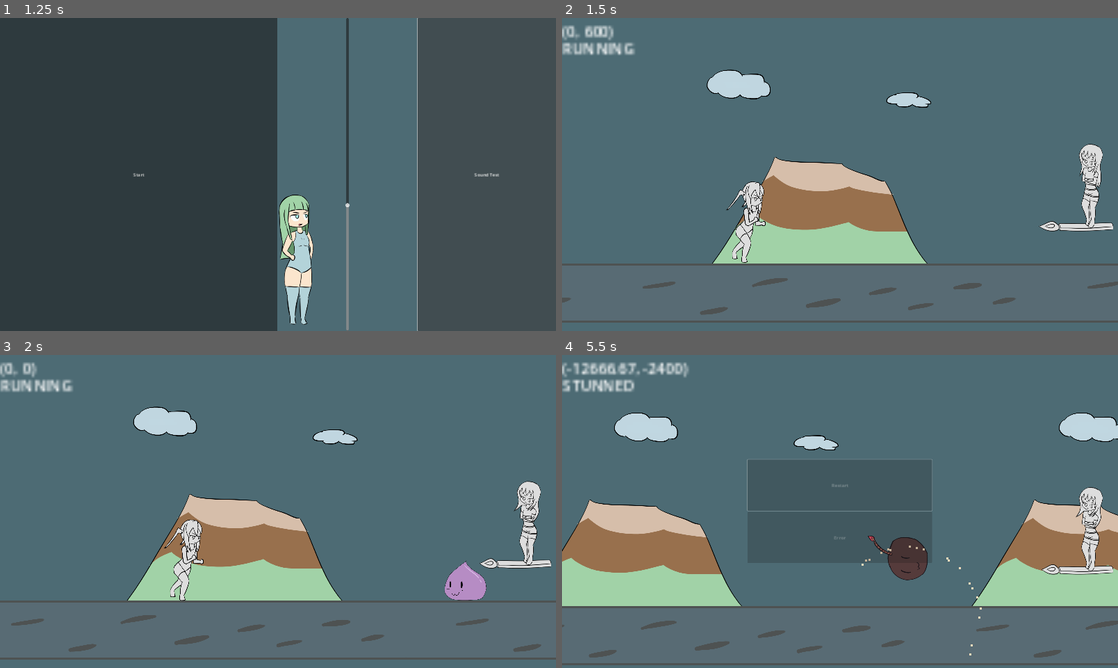
Above: before the commit, frames 1-4 (two rows, left to right).
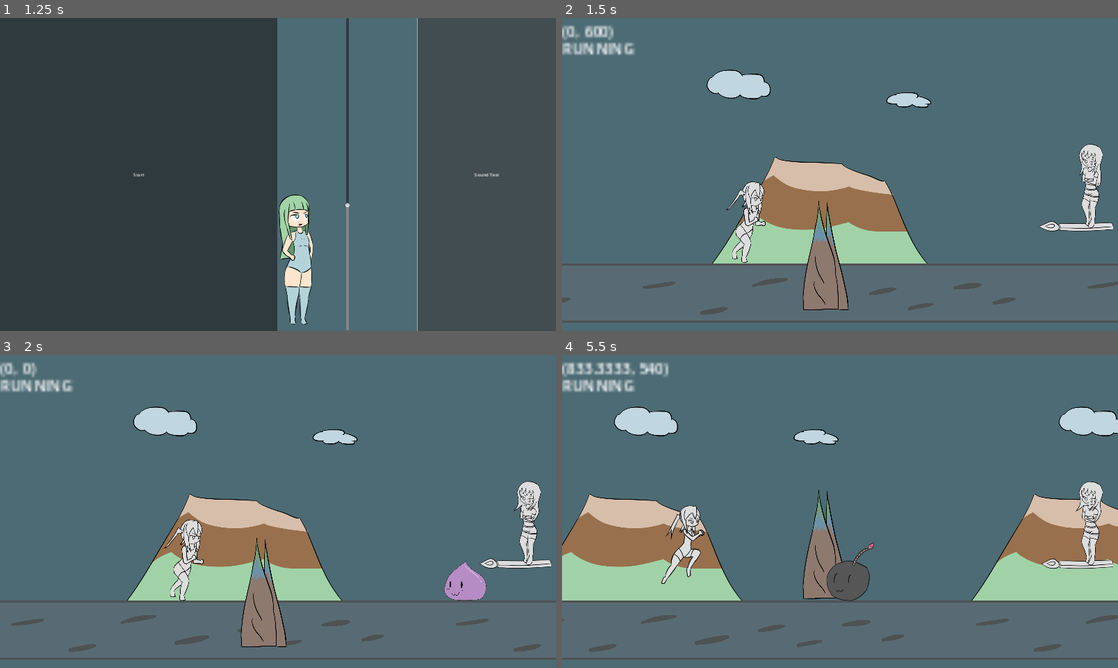
Above: after the commit, the same moments.

Repository: BeatMil/Animurun
Game: Godot game, scene res://scenes/main_menu.tscn
Two runs of this game, one before a commit and one after it. Both use one fixed random seed, a clock stepped at 60 frames per second and the inputs below.
Inputs:
- Up to frame 1 (1.25 s): click "Sound Test" at 0.5 s
- Up to frame 2 (1.5 s): click "Start" at 1.25 s
- Up to frame 3 (2 s): no input
- Up to frame 4 (5.5 s): hold L (attack) 2.03-2.78 s; hold D (move_right) 2.03-3.53 s; tap Space (jump) at 2.27, 3.02, 4.52, 5.27 s; tap J (block) at 2.85 s; hold A (move_left) 3.53-4.28 s; hold K (dodge) 3.53-4.28 s; hold D (move_right) from 4.28 s (still down); tap L (attack) at 4.35 s; hold J (block) from 5.03 s (still down)

Frame 1 is identical in both runs. In frame 2, 1.7% of the frame differs, in the area x 43-52%, y 58-94%; in frame 3, 1.7%; in frame 4, 14%, in the area x 0-100%, y 2-100%.

Commit message:
In progress of adding spike

Diff:
--- /dev/null
+++ b/nodes/spike.tscn
@@ -0,0 +1,147 @@
+[gd_scene load_steps=7 format=3 uid="uid://b3vaybudghovl"]
+
+[ext_resource type="Texture2D" uid="uid://civtwboshnc0s" path="res://media/sprites/taiga/taiga_spikes.png" id="1_1ew73"]
+[ext_resource type="Script" path="res://scripts/spike.gd" id="1_xkotw"]
+
+[sub_resource type="RectangleShape2D" id="RectangleShape2D_c2n7o"]
+size = Vector2(150, 464)
+
+[sub_resource type="Animation" id="Animation_arya7"]
+resource_name = "spike"
+length = 0.1
+tracks/0/type = "value"
+tracks/0/imported = false
+tracks/0/enabled = true
+tracks/0/path = NodePath("TaigaSpikes:position")
+tracks/0/interp = 1
+tracks/0/loop_wrap = true
+tracks/0/keys = {
+"times": PackedFloat32Array(0, 0.1),
+"transitions": PackedFloat32Array(1, 1),
+"update": 0,
+"values": [Vector2(0, 208), Vector2(0, 0)]
+}
+tracks/1/type = "value"
+tracks/1/imported = false
+tracks/1/enabled = true
+tracks/1/path = NodePath("TaigaSpikes:self_modulate")
+tracks/1/interp = 1
+tracks/1/loop_wrap = true
+tracks/1/keys = {
+"times": PackedFloat32Array(0, 0.1),
+"transitions": PackedFloat32Array(1, 1),
+"update": 0,
+"values": [Color(1, 1, 1, 0), Color(1, 1, 1, 1)]
+}
+tracks/2/type = "value"
+tracks/2/imported = false
+tracks/2/enabled = true
+tracks/2/path = NodePath(".:collision_layer")
+tracks/2/interp = 1
+tracks/2/loop_wrap = true
+tracks/2/keys = {
+"times": PackedFloat32Array(0, 0.1),
+"transitions": PackedFloat32Array(1, 1),
+"update": 1,
+"values": [0, 4]
+}
+tracks/3/type = "value"
+tracks/3/imported = false
+tracks/3/enabled = true
+tracks/3/path = NodePath(".:collision_mask")
+tracks/3/interp = 1
+tracks/3/loop_wrap = true
+tracks/3/keys = {
+"times": PackedFloat32Array(0, 0.1),
+"transitions": PackedFloat32Array(1, 1),
+"update": 1,
+"values": [0, 3]
+}
+
+[sub_resource type="Animation" id="Animation_kq8h8"]
+length = 0.001
+tracks/0/type = "value"
+tracks/0/imported = false
+tracks/0/enabled = true
+tracks/0/path = NodePath("TaigaSpikes:position")
+tracks/0/interp = 1
+tracks/0/loop_wrap = true
+tracks/0/keys = {
+"times": PackedFloat32Array(0),
+"transitions": PackedFloat32Array(1),
+"update": 0,
+"values": [Vector2(0, 208)]
+}
+tracks/1/type = "value"
+tracks/1/imported = false
+tracks/1/enabled = true
+tracks/1/path = NodePath("TaigaSpikes:self_modulate")
+tracks/1/interp = 1
+tracks/1/loop_wrap = true
+tracks/1/keys = {
+"times": PackedFloat32Array(0),
+"transitions": PackedFloat32Array(1),
+"update": 0,
+"values": [Color(1, 1, 1, 1)]
+}
+tracks/2/type = "value"
+tracks/2/imported = false
+tracks/2/enabled = true
+tracks/2/path = NodePath(".:collision_layer")
+tracks/2/interp = 1
+tracks/2/loop_wrap = true
+tracks/2/keys = {
+"times": PackedFloat32Array(0),
+"transitions": PackedFloat32Array(1),
+"update": 1,
+"values": [0]
+}
+tracks/3/type = "value"
+tracks/3/imported = false
+tracks/3/enabled = true
+tracks/3/path = NodePath(".:collision_mask")
+tracks/3/interp = 1
+tracks/3/loop_wrap = true
+tracks/3/keys = {
+"times": PackedFloat32Array(0),
+"transitions": PackedFloat32Array(1),
+"update": 1,
+"values": [0]
+}
+
+[sub_resource type="AnimationLibrary" id="AnimationLibrary_fppn1"]
+_data = {
+"RESET": SubResource("Animation_kq8h8"),
+"spike": SubResource("Animation_arya7")
+}
+
+[node name="Spike" type="RigidBody2D"]
+collision_layer = 0
+collision_mask = 0
+custom_integrator = true
+max_contacts_reported = 2
+contact_monitor = true
+freeze = true
+freeze_mode = 1
+script = ExtResource("1_xkotw")
+
+[node name="TaigaSpikes" type="Sprite2D" parent="."]
+position = Vector2(0, 208)
+texture = ExtResource("1_1ew73")
+
+[node name="CollisionShape2D" type="CollisionShape2D" parent="."]
+position = Vector2(0, 7)
+shape = SubResource("RectangleShape2D_c2n7o")
+
+[node name="AnimationPlayer" type="AnimationPlayer" parent="."]
+libraries = {
+"": SubResource("AnimationLibrary_fppn1")
+}
+
+[node name="Timer" type="Timer" parent="."]
+wait_time = 3.0
+one_shot = true
+autostart = true
+
+[connection signal="body_entered" from="." to="." method="_on_body_entered"]
+[connection signal="timeout" from="Timer" to="." method="_on_timer_timeout"]
--- a/scenes/forest.tscn
+++ b/scenes/forest.tscn
@@ -38,6 +38,7 @@
 [ext_resource type="Texture2D" uid="uid://c37avc23ljqxu" path="res://media/sprites/chiichan/chiichan_parry_success.png" id="30_pk4jm"]
 [ext_resource type="Texture2D" uid="uid://n8o1ai764yv1" path="res://media/sprites/chiichan/chiichan_super_hit_hand02.png" id="31_elekm"]
 [ext_resource type="AudioStream" uid="uid://di8b0mm7tq04a" path="res://media/sfx/laserShoot.wav" id="31_h70ww"]
+[ext_resource type="PackedScene" uid="uid://b3vaybudghovl" path="res://nodes/spike.tscn" id="39_ovai2"]
 
 [sub_resource type="PhysicsMaterial" id="PhysicsMaterial_vax0k"]
 bounce = 0.8
@@ -1930,6 +1931,9 @@
 [node name="SpawnTimer" type="Timer" parent="."]
 wait_time = 0.5
 
+[node name="Spike" parent="." instance=ExtResource("39_ovai2")]
+position = Vector2(893, 673)
+
 [connection signal="animation_finished" from="Chiichan/AnimationPlayer" to="Chiichan" method="_on_animation_player_animation_finished"]
 [connection signal="animation_started" from="Chiichan/AnimationPlayer" to="Chiichan" method="_on_animation_player_animation_started"]
 [connection signal="body_entered" from="DedWalls/Wall" to="DedWalls/Wall" method="_on_body_entered"]
--- /dev/null
+++ b/scripts/spike.gd
@@ -0,0 +1,16 @@
+extends RigidBody2D
+
+
+# Called when the node enters the scene tree for the first time.
+func _ready():
+	pass # Replace with function body.
+
+
+func _on_body_entered(body):
+	if body.is_in_group("chiichan"):
+		body.set_state(body.States.RUNNING) # chiichan can't parry this
+		body.push(Vector2(-2000, -1000))
+
+
+func _on_timer_timeout():
+	$AnimationPlayer.play("spike")
Binary file added: Media/sprites/taiga/taiga_spikes.png
Not shown, added: Media/sprites/taiga/taiga_spikes.png.import
Not shown: 1 places in scenes/forest.tscn that only renumber resources
